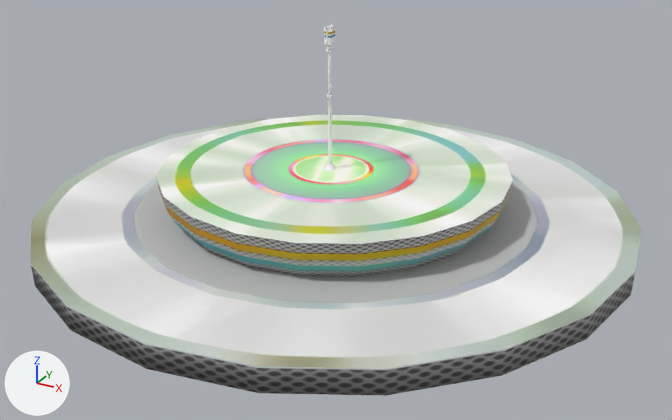
Two versions of the FBX model Tramp/Assets/Design/mic/appealarea.fbx, one commit apart.
One viewpoint serves both versions: a 50 mm lens placed at (0.178, -0.322, 0.143), pointed at (0.004, -0.008, -0.014). Every picture has the same lights, and +X, +Y and +Z are marked at lower left. Where no turn or scale is listed for an object, it has been applied to the vertices.

The first picture shows 'mic', 'pSphere1'.
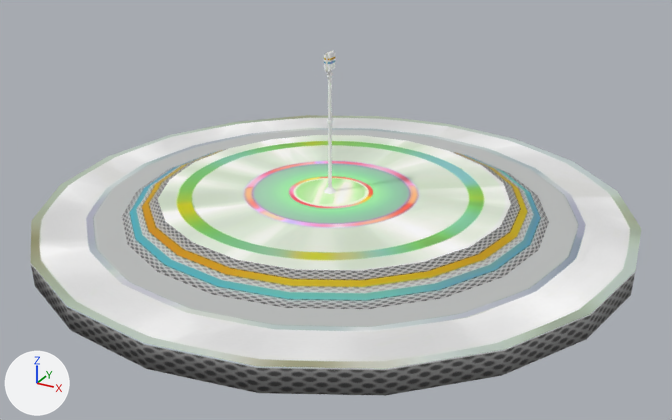
What differs and where, as boxes (x1, y1, x2, y2) in the pictures (672 x 420 px):
'mic', moved: before (324, 25, 336, 171); after (324, 51, 336, 194)
part 1 of me_mesh_001, cut back: (36, 115, 633, 364) in both
part 2 of me_mesh_001, surface changed: before (179, 226, 463, 277); after (122, 151, 536, 309)

Edits to the bpy script that builds the scene:
```text
Change me_mesh_001:
    used by ob_psphere1; location = (0.0, 0.0, 0.0)
    remove me_mesh_001.from_pydata(...)  # 181 vertices, 189 faces; spans x -0.127..0.127, y -0.127..0.126, z -0.051..0.001
    add me_mesh_001.from_pydata(...)  # 141 vertices, 149 faces; spans x -0.127..0.127, y -0.127..0.126, z -0.051..-0.009
    me_mesh_001 part 1
    44 vertices are removed from x -0.074..0.074, y -0.074..0.074, z -0.01..0.001
    55 faces are deleted
    36 vertices move from x -0.067..0.067, y -0.071..0.07, z -0.016..-0.01 to x -0.09..0.09, y -0.09..0.09, z -0.016..-0.009
    4 vertices are added at (0.07, 0.023, -0.009), (-0.074, 0.0, -0.009), (-0.07, -0.023, -0.009), (0.074, 0.0, -0.009)
    15 new faces join them
    me_mesh_001 part 2: 14 kept faces spanning x -0.086..0.085, y -0.09..0.09, z -0.016..-0.009 get new texture (UV) coordinates
Change ob_mic:
    ob_mic.location: (0.0004, 0.0, 0.0378) -> (0.0004, 0.0, 0.0272)
```
